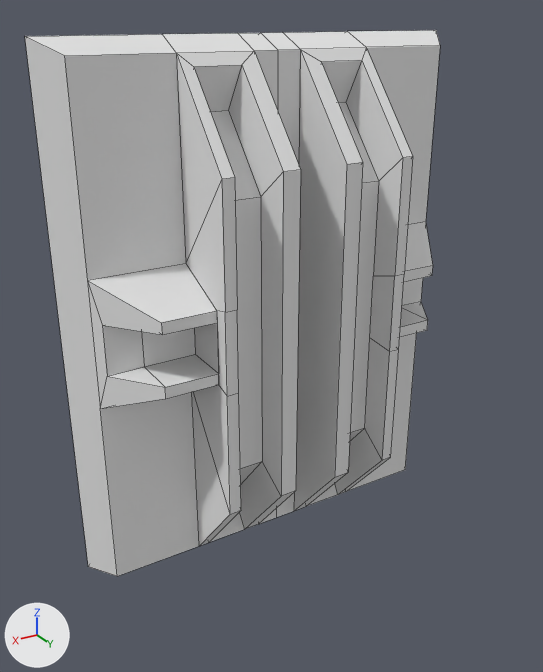
A saved change to the Blender file Objects3d/wall3.blend.
Camera for both pictures: a 50 mm lens placed at (124.0, 214.0, 178.0), pointed at (6.0, 17.0, 80.0). Arrows for +X, +Y and +Z are at lower left; the lights stay in place. Mesh edges are drawn as thin lines.
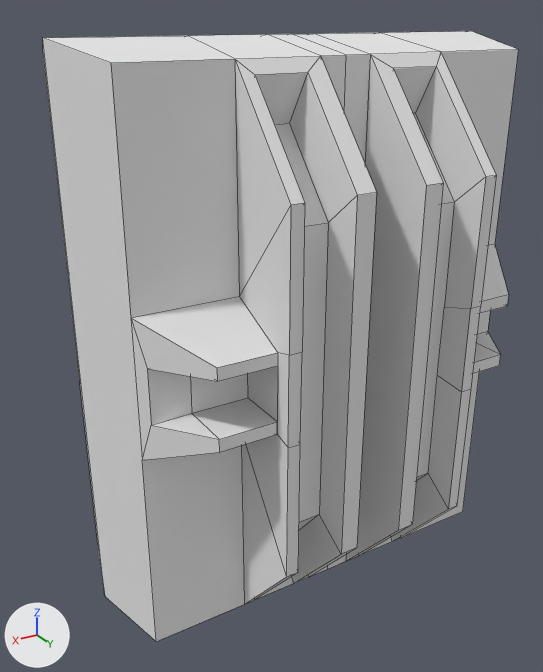
The newer file is also turned or shifted as a whole; pictures and numbers use the older file's frame.

Boxes (x1, y1, x2, y2) around the edits, measured in the pictures (543 x 672 px; the box of a moved part takes in the faces that stretch with it):
'Cube.001', reshaped (14% wider, 12% taller): before (25, 30, 440, 576); after (43, 31, 518, 641)
part 1 of me_cube, moved or reshaped: before (25, 30, 440, 576); after (43, 31, 516, 641)
part 2 of me_cube, moved or reshaped: before (65, 46, 440, 576); after (111, 49, 518, 641)

The change, as a diff of the scene's bpy script:
```diff
--- a/Objects3d/wall3.blend.py
+++ b/Objects3d/wall3.blend.py
@@ me_cube @@
 me_cube.from_pydata(...)  # 213 vertices, 200 faces; spans x -71.0..71.0, y -36.0..36.0, z -84.0..89.0
 # used by ob_cube_001; location = (0.0, 0.0, 84.0)
+# me_cube part 1: all 9 vertices in x -71.0..71.0, y 0.0, z -84.0..89.0 are moved by (0.0, 17.0, 0.0)
+# me_cube part 2: all 102 vertices in x -64.0..64.0, y 4.0..36.0, z -84.0..84.0 are moved by (0.0, 34.0, 0.0)
 me_cube.materials.append(mat_material)
```
